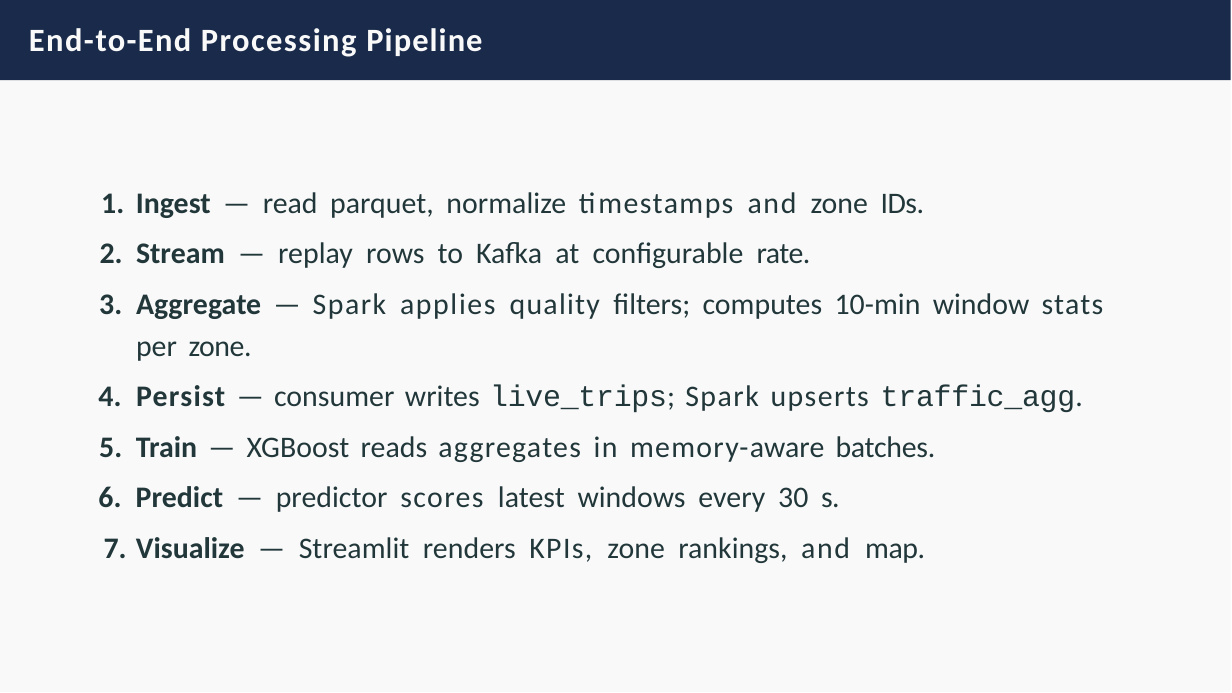
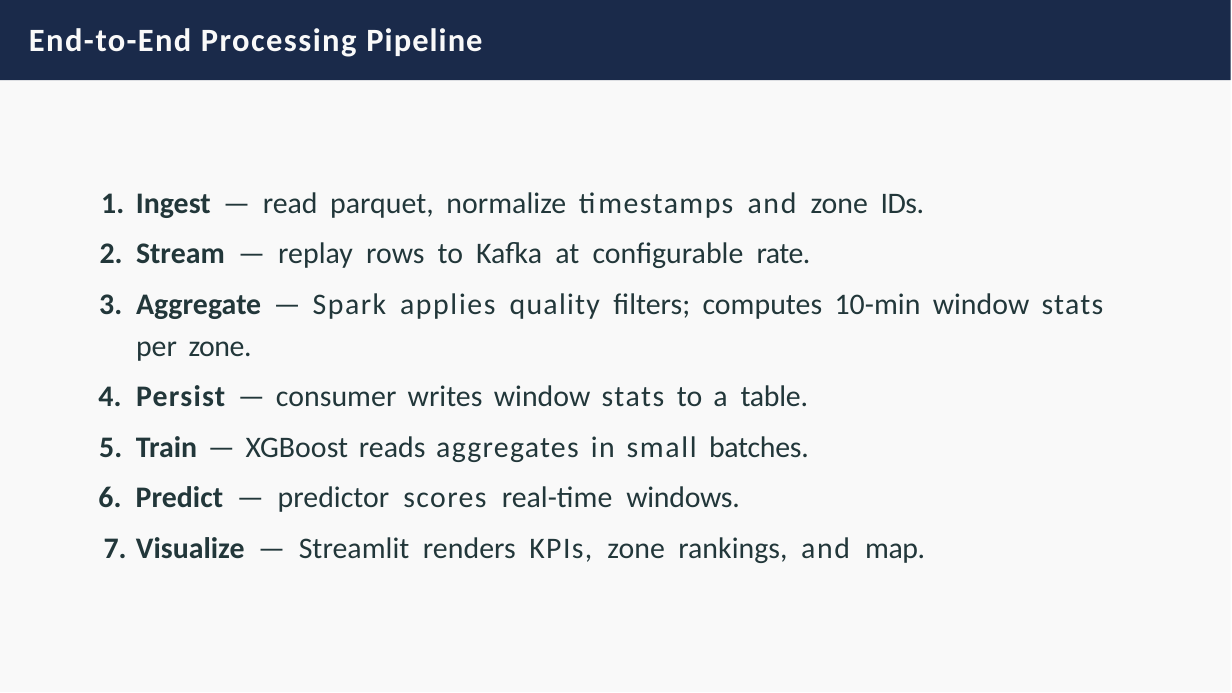
Before and after one commit to dhunganabibek/StreamCab, a slide deck: slide 12 of reports/streamcab_presentation.pptx. Drawn at 1232x693 pixels with LibreOffice and Linux fonts; fonts in the diff are those of the drawing. Boxes give left, top, right and bottom in pixels: in the first picture for what was removed or moved away, otherwise in the second. Text is boxed around its words. In the diff, an @@ line names an element or a change of style, - is before the commit and + after.

```diff
--- a/reports/streamcab_presentation.pptx
+++ b/reports/streamcab_presentation.pptx
@@ text at (136,385,809,512): text changed @@
-4. Persist — consumer writes live_trips; Spark upserts traffic_agg.
-5. Train — XGBoost reads aggregates in memory-aware batches.
-6. Predict — predictor scores latest windows every 30 s.
+4. Persist — consumer writes window stats to a table.
+5. Train — XGBoost reads aggregates in small batches.
+6. Predict — predictor scores real-time windows.
```
Also in this commit, not shown: 5 other slides changed, 1 other file.
